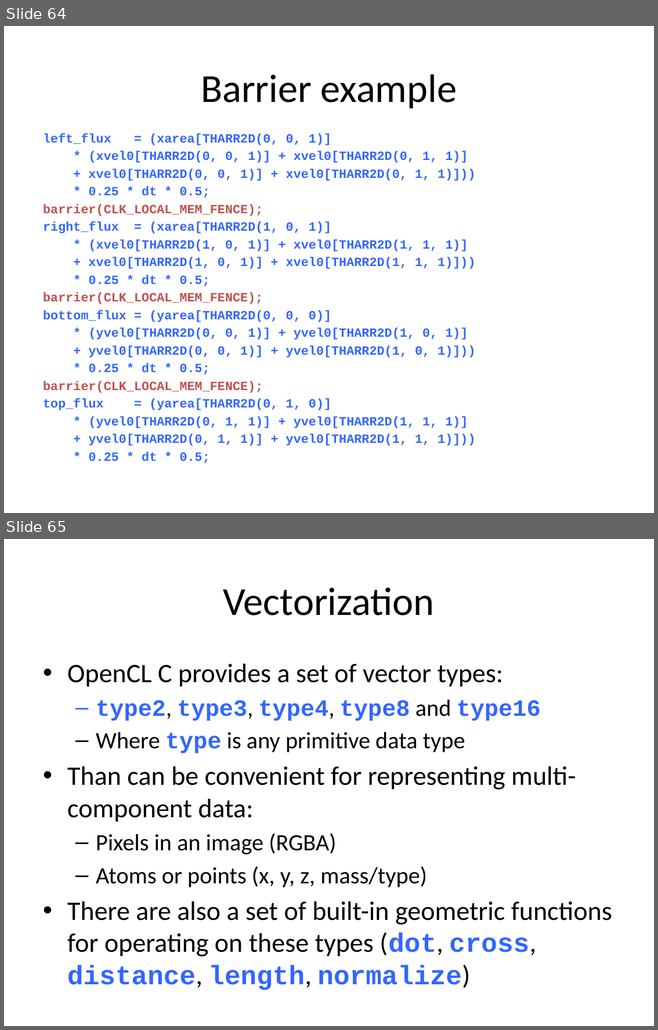
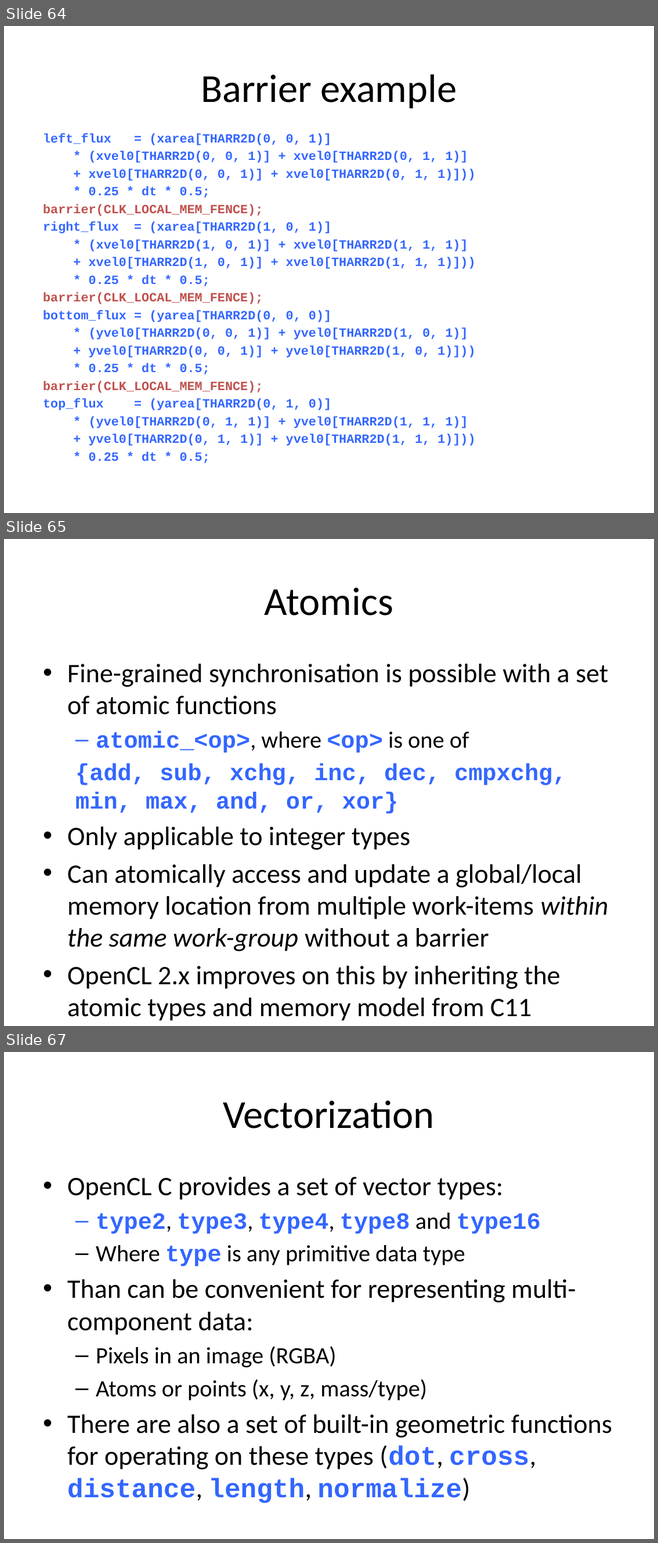
Before and after one commit to UoB-HPC/opencl-training-code, a slide deck: slides/advanced_part3.pptx. Shown one above the other, each under a label of ours: slides 64 and 65 before the commit, slides 64, 65 and 67 after it; the slides between them are not shown. The pictures are 658x1030 and 658x1543 pixels, drawn with LibreOffice and Linux fonts; fonts in the diff are those of the drawing. Boxes give left, top, right and bottom in pixels: in the first picture for what was removed or moved away, otherwise in the second. Text is boxed around its words. In the diff, an @@ line names an element or a change of style, - is before the commit and + after.

Commit message:
Add slides on atomic functions

```diff
--- a/slides/advanced_part3.pptx
+++ b/slides/advanced_part3.pptx
@@ slide 65 added at (4, 539, 654, 1026), background #FFFFFF @@
@@ title added at (264, 588, 393, 616), 44 pt, text #000000 @@
+Atomics
@@ text added at (67, 664, 608, 1021), 29.6 pt, text #000000 @@
+• Fine-grained synchronisation is possible with a set of atomic functions
+  – atomic_<op>, where <op> is one of
+  {add, sub, xchg, inc, dec, cmpxchg, min, max, and, or, xor}
+• Only applicable to integer types
+• Can atomically access and update a global/local memory location from multiple work-items within the same work-group without a barrier
+• OpenCL 2.x improves on this by inheriting the atomic types and memory model from C11
@@ what was slide 65 is now slide 67 @@
```
Also in this commit, not shown: 1 other slide added.
